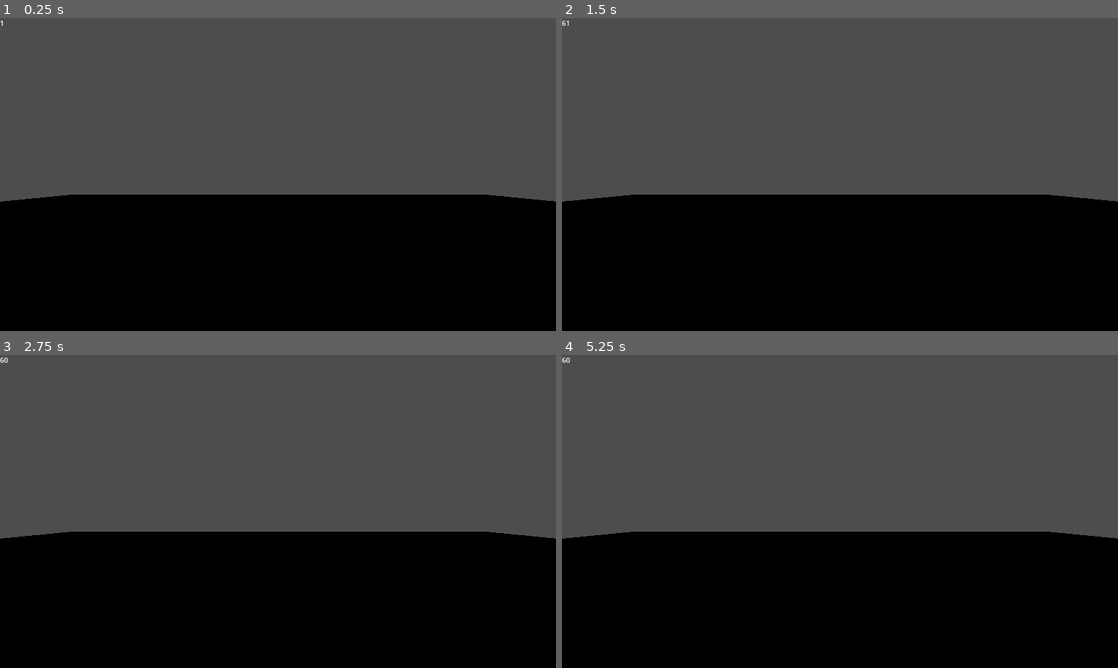
Above: before the commit, frames 1-4 (two rows, left to right).
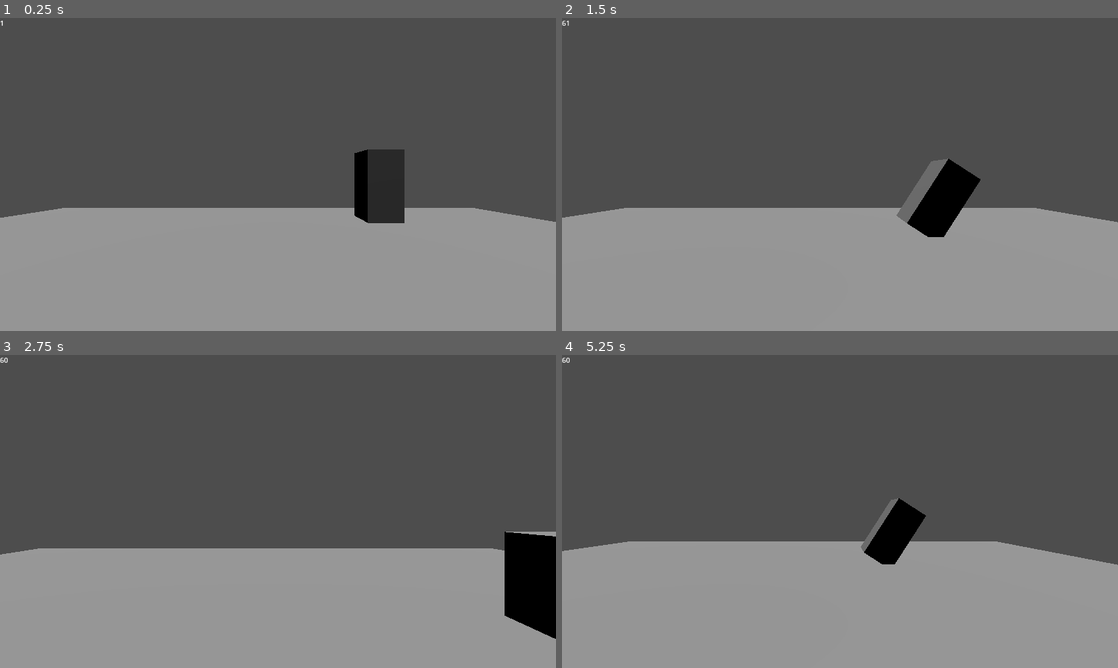
Above: after the commit, the same moments.

Repository: Triple-B-Org/BBB-Game-Jam-2024
Game: Godot game, scene res://scenes/main.tscn
Same seed, same stepped clock (60 frames per second), same inputs: the game is played once before the commit and once after it.
Inputs:
- Up to frame 1 (0.25 s): no input
- Up to frame 2 (1.5 s): tap Enter at 0.5 s; hold Right (ui_right) 0.53-1.28 s; hold Down (ui_down) from 1.28 s (still down)
- Up to frame 3 (2.75 s): tap Space at 2 s; release Down (ui_down) at 2.03 s; hold Right (ui_right) from 2.03 s (still down)
- Up to frame 4 (5.25 s): tap Enter at 2.75, 4.25 s; release Right (ui_right) at 2.78 s; hold Up (ui_up) 2.78-3.53 s; tap Space at 3.5, 5 s; hold Left (ui_left) 3.53-5.03 s; hold Down (ui_down) from 5.03 s (still down)

The runs differ from the first frame. In frame 1, 44% of the frame differs, in the area x 0-100%, y 42-100%; in frame 2, 43%; in frame 3, 41%; in frame 4, 43%.

Commit message:
Added player movement
movement done and made scenes for player and wall which are made to snap to the grid when using full meters

Diff:
--- /dev/null
+++ b/scenes/Player.gd
@@ -0,0 +1,35 @@
+extends CharacterBody3D
+
+
+const SPEED = 5.0
+
+var reset_rotation = global_transform.basis
+
+func _physics_process(delta):
+
+	if Input.is_action_just_pressed("ui_up"):
+		if self.rotation_degrees.y == 0:
+			self.position.z -= 1
+		elif self.rotation_degrees.y == 90:
+			self.position.x -= 1
+		elif self.rotation_degrees.y == 180 or self.rotation_degrees.y == -180:
+			self.position.z += 1
+		else:
+			self.position.x += 1
+	elif Input.is_action_just_pressed("ui_down"):
+		if self.rotation_degrees.y == 0:
+			self.position.z += 1
+		elif self.rotation_degrees.y == 90:
+			self.position.x += 1
+		elif self.rotation_degrees.y == 180 or self.rotation_degrees.y == -180:
+			self.position.z -= 1
+		else:
+			self.position.x -= 1
+	elif Input.is_action_just_pressed("ui_left"):
+		rotate_y(deg_to_rad(90))
+		if 0 == int(self.rotation_degrees.y):
+			global_transform.basis = reset_rotation
+	elif Input.is_action_just_pressed("ui_right"):
+		rotate_y(-deg_to_rad(90))
+		if 0 == int(self.rotation_degrees.y):
+			global_transform.basis = reset_rotation
--- a/scenes/Player.tscn
+++ b/scenes/Player.tscn
@@ -1,4 +1,6 @@
-[gd_scene load_steps=3 format=3 uid="uid://dsi5616hcjdh5"]
+[gd_scene load_steps=4 format=3 uid="uid://dsi5616hcjdh5"]
+
+[ext_resource type="Script" path="res://scenes/Player.gd" id="1_uvies"]
 
 [sub_resource type="BoxMesh" id="BoxMesh_nnbb7"]
 size = Vector3(1, 2, 1)
@@ -7,7 +9,8 @@
 size = Vector3(1, 2, 1)
 
 [node name="CharacterBody3D" type="CharacterBody3D"]
-transform = Transform3D(1, 0, 0, 0, 1, 0, 0, 0, 1, 0, 1, 0)
+transform = Transform3D(1, 0, 0, 0, 1, 0, 0, 0, 1, 0.5, 1, 0.5)
+script = ExtResource("1_uvies")
 
 [node name="MeshInstance3D" type="MeshInstance3D" parent="."]
 mesh = SubResource("BoxMesh_nnbb7")
--- a/scenes/Wall.tscn
+++ b/scenes/Wall.tscn
@@ -7,7 +7,7 @@
 size = Vector3(1, 2, 1)
 
 [node name="StaticBody3D" type="StaticBody3D"]
-transform = Transform3D(1, 0, 0, 0, 1, 0, 0, 0, 1, 0, 1, 0)
+transform = Transform3D(1, 0, 0, 0, 1, 0, 0, 0, 1, 0.5, 1, 0.5)
 
 [node name="MeshInstance3D" type="MeshInstance3D" parent="."]
 mesh = SubResource("BoxMesh_vpy0t")
--- a/scenes/main.tscn
+++ b/scenes/main.tscn
@@ -1,8 +1,9 @@
-[gd_scene load_steps=6 format=3 uid="uid://wsxrbsbbsvsj"]
+[gd_scene load_steps=7 format=3 uid="uid://wsxrbsbbsvsj"]
 
 [ext_resource type="Script" path="res://scripts/FPS_Counter.gd" id="1_g8k3l"]
 [ext_resource type="Script" path="res://scripts/Game_Loop.gd" id="1_mgt5c"]
 [ext_resource type="PackedScene" uid="uid://dsi5616hcjdh5" path="res://scenes/Player.tscn" id="3_lm01q"]
+[ext_resource type="PackedScene" uid="uid://uxx6j310mdtw" path="res://scenes/Wall.tscn" id="3_v4r3a"]
 
 [sub_resource type="PlaneMesh" id="PlaneMesh_hikpt"]
 size = Vector2(20, 20)
@@ -13,15 +14,13 @@
 [node name="main" type="Node3D"]
 script = ExtResource("1_mgt5c")
 
-[node name="FPS_Counter" type="Label" parent="."]
-offset_right = 40.0
-offset_bottom = 23.0
-script = ExtResource("1_g8k3l")
+[node name="Player" parent="." instance=ExtResource("3_lm01q")]
 
-[node name="Camera3D" type="Camera3D" parent="."]
-transform = Transform3D(1, 0, 0, 0, 1, 0, 0, 0, 1, 0, 1, 0)
+[node name="Camera3D" type="Camera3D" parent="Player"]
+transform = Transform3D(1, 0, 0, 0, 1, 0, 0, 0, 1, 0, 0.7, -0.5)
 
 [node name="Floor" type="StaticBody3D" parent="."]
+transform = Transform3D(1, 0, 0, 0, 1, 0, 0, 0, 1, 0.0174351, 0.0404975, -0.00386429)
 metadata/_edit_group_ = true
 
 [node name="MeshInstance3D" type="MeshInstance3D" parent="Floor"]
@@ -32,4 +31,19 @@
 transform = Transform3D(1, 0, 0, 0, 1, 0, 0, 0, 1, 0.0135899, 0.0135741, 0.000415802)
 shape = SubResource("BoxShape3D_b88c8")
 
-[node name="CharacterBody3D" parent="." instance=ExtResource("3_lm01q")]
+[node name="FPS_Counter" type="Label" parent="."]
+offset_right = 40.0
+offset_bottom = 23.0
+script = ExtResource("1_g8k3l")
+
+[node name="top down light" type="DirectionalLight3D" parent="."]
+transform = Transform3D(0.999999, 0.00141808, -0.000209732, 0.00010911, 0.0705877, 0.997506, 0.00142935, -0.997505, 0.0705874, 0, 5.93865, 0)
+
+[node name="StaticBody3D" parent="." instance=ExtResource("3_v4r3a")]
+transform = Transform3D(1, 0, 0, 0, 0.840264, -0.542178, 0, 0.542178, 0.840264, 5.80167, 1, 3.20201)
+
+[node name="StaticBody3D2" parent="." instance=ExtResource("3_v4r3a")]
+transform = Transform3D(1, 0, 0, 0, 1, 0, 0, 0, 1, -4.55581, 0.380174, 3.70201)
+
+[node name="StaticBody3D3" parent="." instance=ExtResource("3_v4r3a")]
+transform = Transform3D(1, 0, 0, 0, 1, 0, 0, 0, 1, 3.45118, 1.38017, -6.05124)
